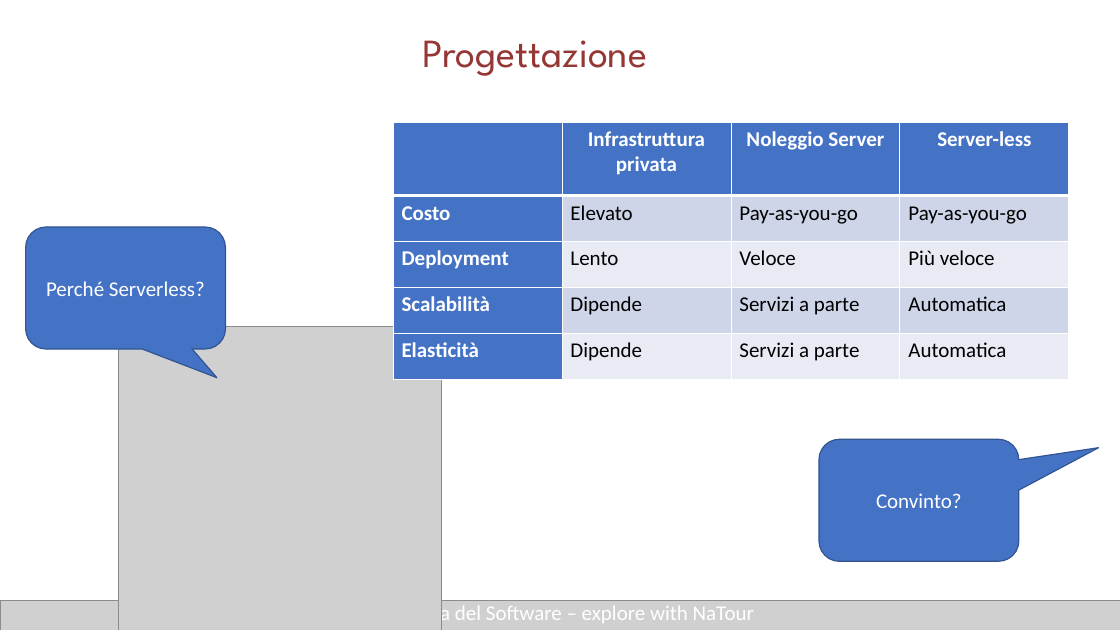
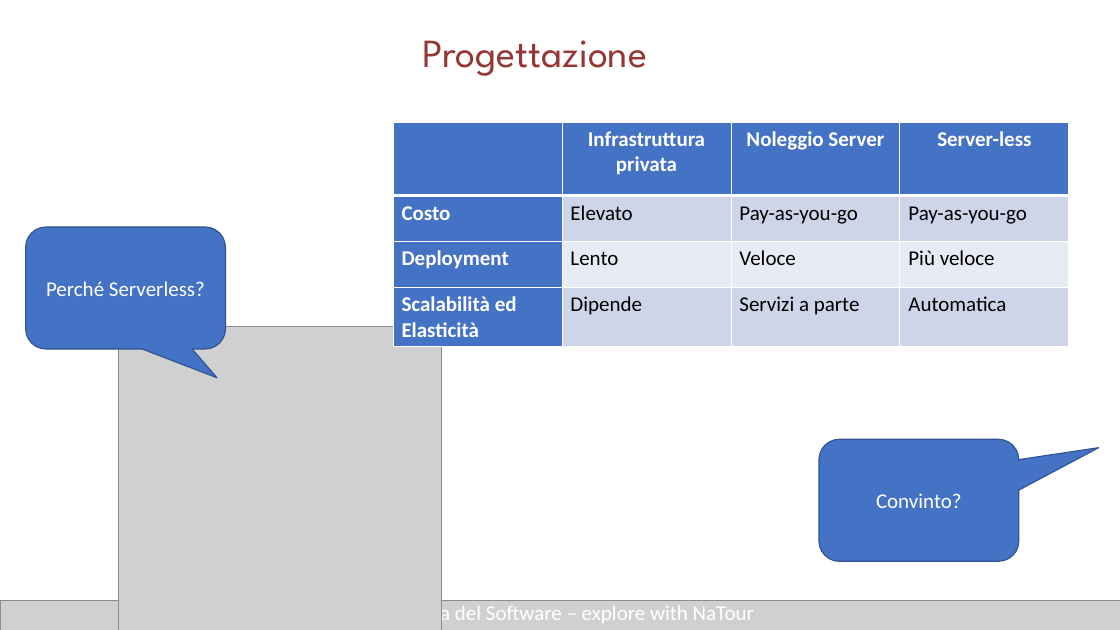
Before and after one commit to pierluigisupino/Progetto-Ingegneria-del-Software-NaTour, a slide deck: slide 12 of presentazione/Natour.ppsx (slide 13 before the commit). Drawn at 1120x630 pixels with LibreOffice and Linux fonts; fonts in the diff are those of the drawing; grey boxes stand for pictures. Boxes give left, top, right and bottom in pixels: in the first picture for what was removed or moved away, otherwise in the second. Text is boxed around its words. In the diff, an @@ line names an element or a change of style, - is before the commit and + after.

```diff
--- a/presentazione/Natour.ppsx
+++ b/presentazione/Natour.ppsx
@@ table at bbox=[393, 122, 1069, 346] @@
-row 4: Scalabilità | Dipende | Servizi a parte | Automatica
-row 5: Elasticità | Dipende | Servizi a parte | Automatica
+row 4: Scalabilità ed Elasticità | Dipende | Servizi a parte | Automatica
```
Also in this commit, not shown: 1 slide removed.
